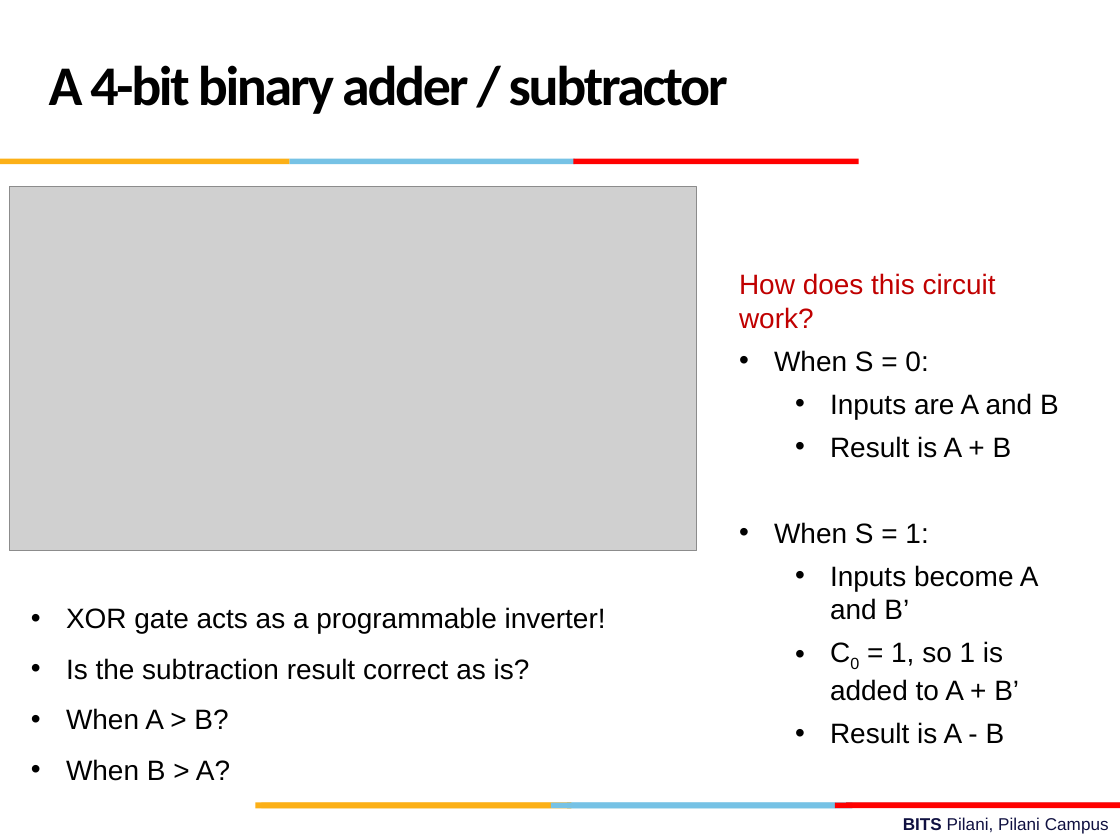
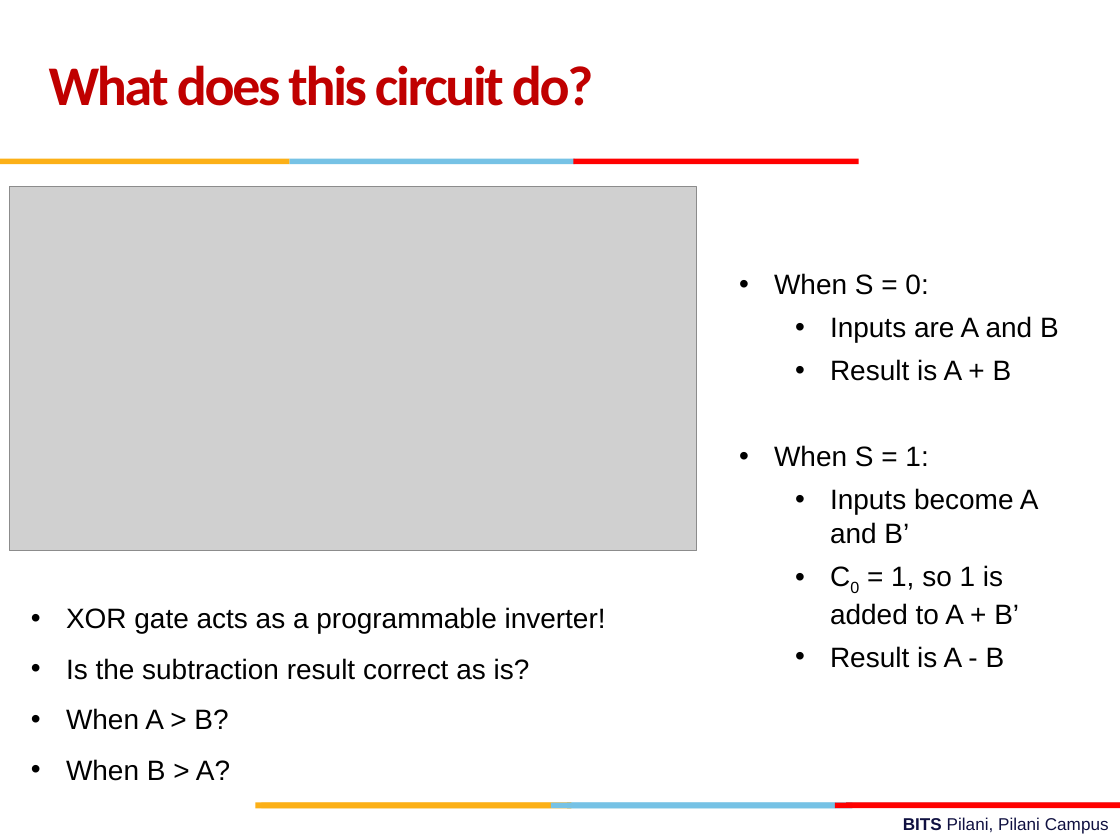
Before and after one commit to gsaurabhr-teaching/f215-2026, a slide deck: slide 14 of Lec-6.pptx (slide 15 before the commit). Drawn at 1120x840 pixels with LibreOffice and Linux fonts; fonts in the diff are those of the drawing; grey boxes stand for pictures; background and template pictures are left out. Boxes give left, top, right and bottom in pixels: in the first picture for what was removed or moved away, otherwise in the second. Text is boxed around its words. In the diff, an @@ line names an element or a change of style, - is before the commit and + after.

```diff
--- a/Lec-6.pptx
+++ b/Lec-6.pptx
@@ text at (x1=49, y1=65, x2=593, y2=106): text changed; text colour #000000 to #C00000 @@
-A 4-bit binary adder / subtractor
+What does this circuit do?
@@ text at (x1=739, y1=273, x2=996, y2=329): paragraph removed @@
-How does this circuit work?
```
